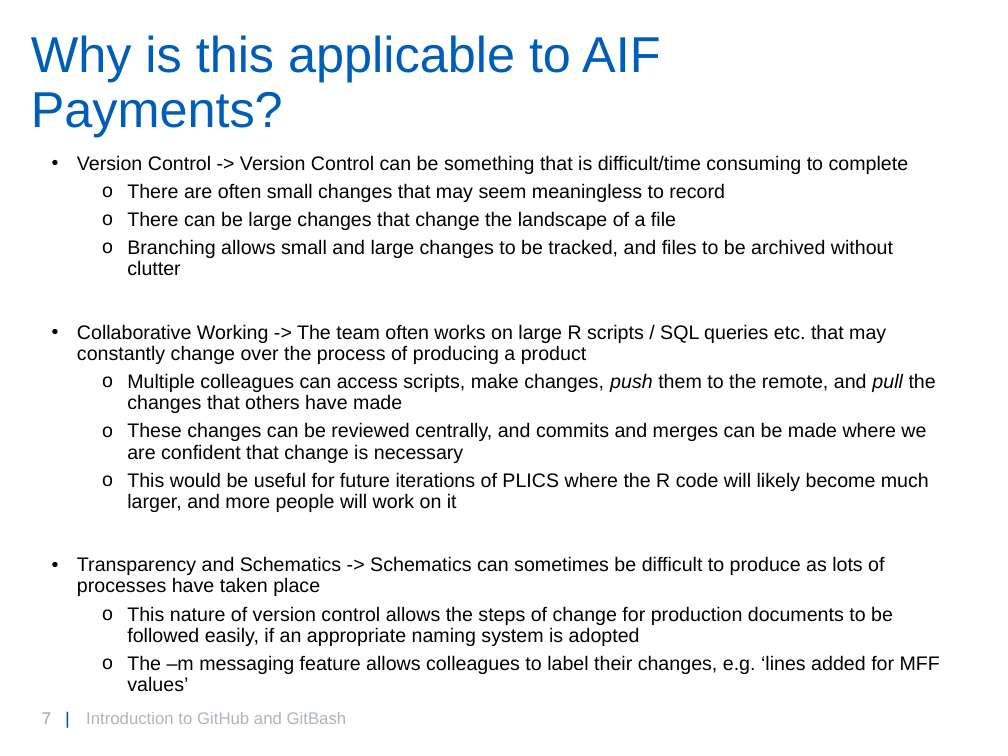
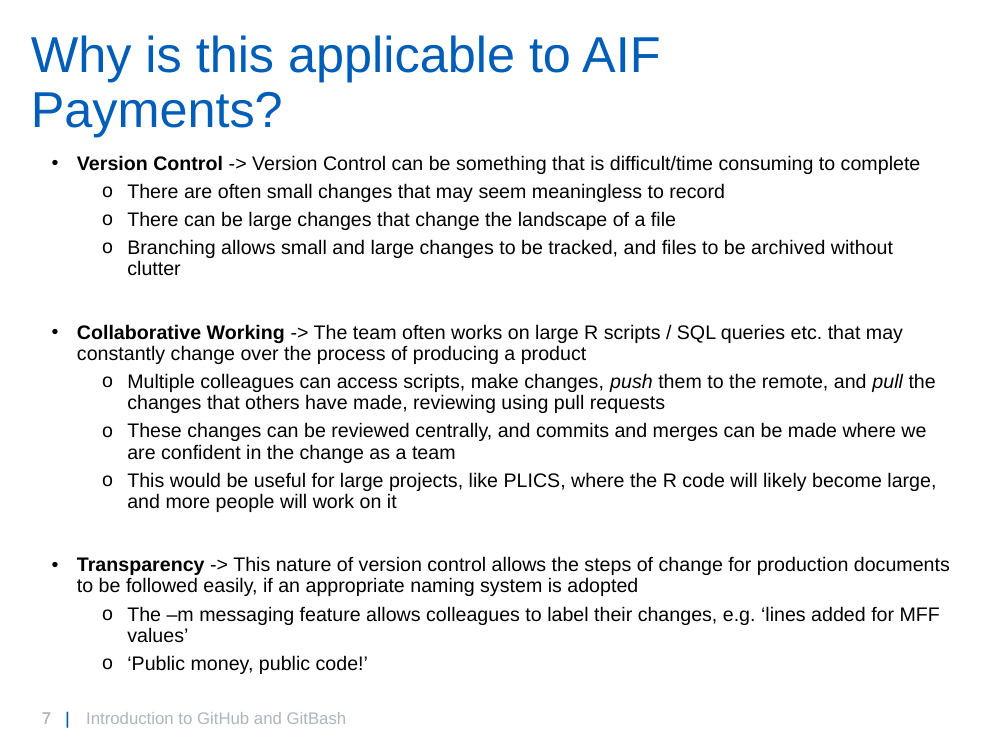
Before and after one commit to willbrooks2/Git_Introduction, a slide deck: slide 7 of GitIntro.pptx. Drawn at 1008x756 pixels with LibreOffice and Linux fonts; fonts in the diff are those of the drawing; background and template pictures are left out. Boxes give left, top, right and bottom in pixels: in the first picture for what was removed or moved away, otherwise in the second. Text is boxed around its words. In the diff, an @@ line names an element or a change of style, - is before the commit and + after.

Commit message:
final ppt updates

```diff
--- a/GitIntro.pptx
+++ b/GitIntro.pptx
@@ text at (77,155,921,364): bold on in "Version Control", "Collaborative Working" @@
@@ text at (77,373,950,596): text changed @@
-  o Multiple colleagues can access scripts, make changes, push them to the remote, and pull the changes that others have made
-  o These changes can be reviewed centrally, and commits and merges can be made where we are confident that change is necessary
-  o This would be useful for future iterations of PLICS where the R code will likely become much larger, and more people will work on it
-• Transparency and Schematics -> Schematics can sometimes be difficult to produce as lots of processes have taken place
-  o This nature of version control allows the steps of change for production documents to be followed easily, if an appropriate naming system is adopted
+  o Multiple colleagues can access scripts, make changes, push them to the remote, and pull the changes that others have made, reviewing using pull requests
+  o These changes can be reviewed centrally, and commits and merges can be made where we are confident in the change as a team
+  o This would be useful for large projects, like PLICS, where the R code will likely become large, and more people will work on it
+• Transparency -> This nature of version control allows the steps of change for production documents to be followed easily, if an appropriate naming system is adopted
@@ text at (127,655,368,674): paragraph added @@
+  o ‘Public money, public code!’
```
Also in this commit, not shown: 3 other slides changed.
